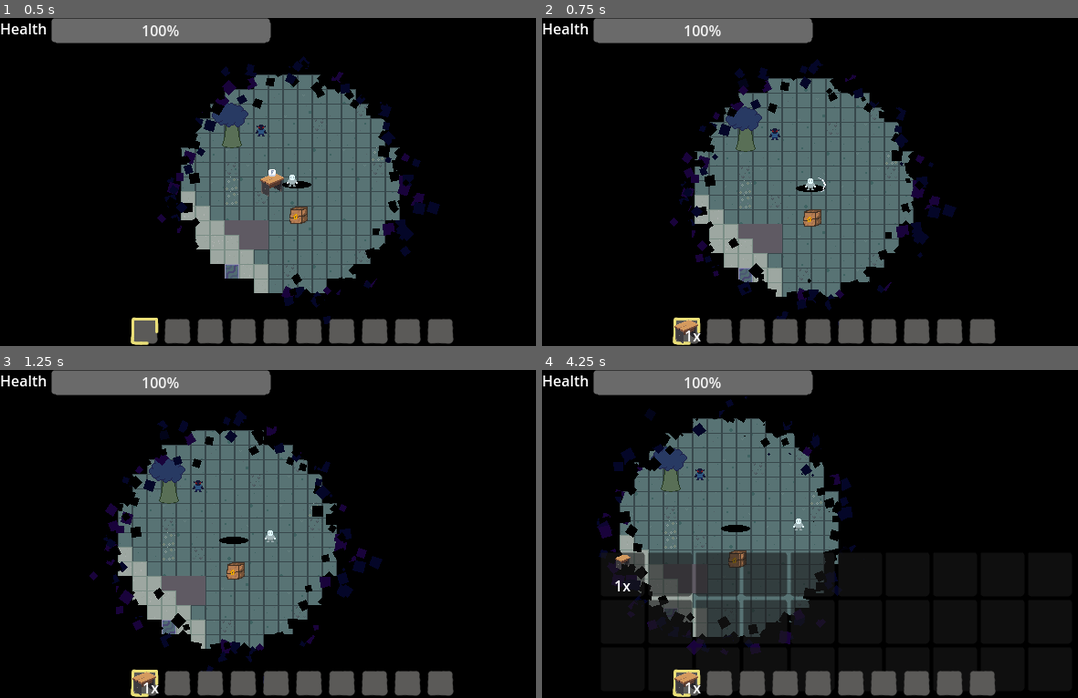
Above: before the commit, frames 1-4 (two rows, left to right).
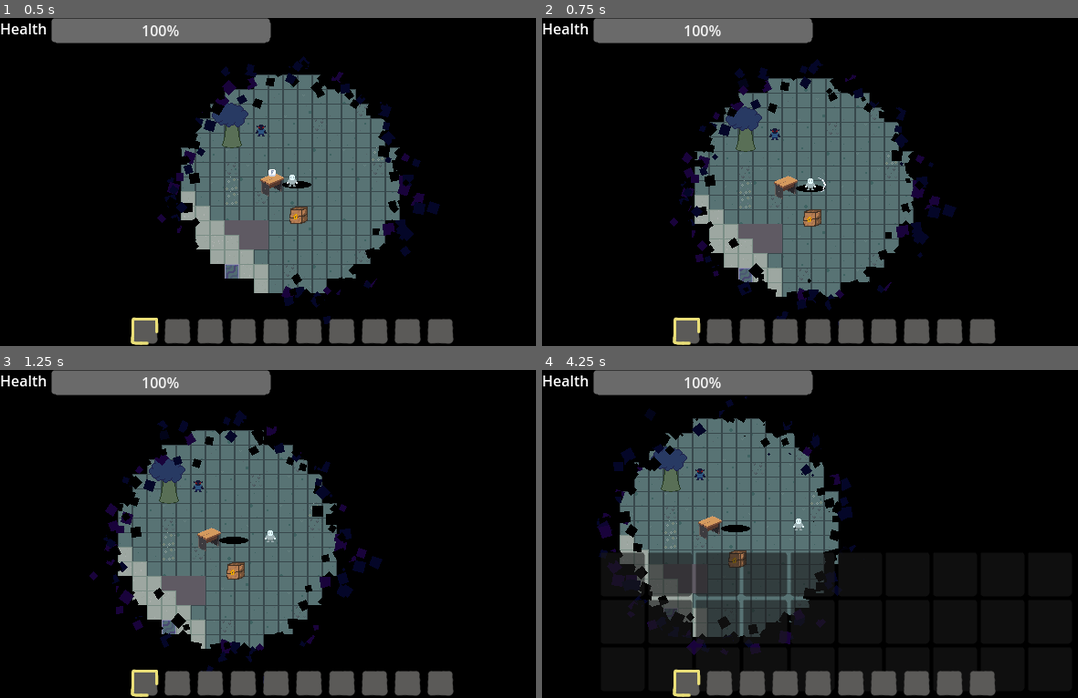
Above: after the commit, the same moments.

Repository: TimoRoggel/EverDark
Game: Godot game, scene res://scenes/levels/world.tscn
Two runs of this game, one before a commit and one after it. Both use one fixed random seed, a clock stepped at 60 frames per second and the inputs below.
Inputs (mouse positions are in pixels of both pictures, inside the frame that each line leads up to):
- Up to frame 1 (0.5 s): no input
- Up to frame 2 (0.75 s): tap Enter at 0.5 s; move the mouse to (965, 165) at 0.52 s; hold D (right) from 0.53 s (still down); tap F (interact) at 0.6 s; click (965, 165) at 0.67 s
- Up to frame 3 (1.25 s): keep holding D (right)
- Up to frame 4 (4.25 s): release D (right) at 1.25 s; drag from (718, 550) to (804, 599) at 1.27 s; move the mouse to (890, 461) at 2.02 s; hold D (right) 2.03-2.75 s; hold Right mouse button (block) 2.03-2.75 s; click (890, 461) at 2.17 s; tap F (interact) at 2.3, 3.8 s; drag from (804, 599) to (697, 504) at 2.77 s; move the mouse to (1008, 583) at 3.52 s; hold A (left) from 3.53 s (still down); hold Q (drop_item) from 3.53 s (still down); click (1008, 583) at 3.67 s; tap Tab (toggle_inventory) at 4.15 s

Frame 1 is identical in both runs. In frame 2, 0.4% of the frame differs, in the area x 24-48%, y 48-100%; in frame 3, 0.4%; in frame 4, 0.5%, in the area x 13-34%, y 44-100%.

Commit message:
CHest and crafting
bezig geweest in;
chest.gd
chest_runnable.gd
crafting.gd
craftingtable_runnable.gd
input_component.gd

Diff:
--- a/Chest/chest.gd
+++ b/Chest/chest.gd
@@ -11,10 +11,10 @@
 var is_interactable: bool = false
 var player_ref: PlayerController = null
 var player_ref_inventory: InventoryComponent = null
-var chest_input: InputComponent2 = null
+var chest_input: InputComponent = null
 
 func _ready() -> void:
-	chest_input = InputComponent2.new()
+	chest_input = InputComponent.new()
 	add_child(chest_input)
 	chest_input.ui.connect(_on_ui)
 	chest_input.pickup.connect(_on_pickup)
--- a/Crafting/crafting.gd
+++ b/Crafting/crafting.gd
@@ -21,5 +21,9 @@
 func _process(_delta: float) -> void:
 	if is_interactable and player_ref:
 		if Input.is_action_just_pressed("ui"):
-			crafting_ui.inventory = player_ref.get_component(InventoryComponent)
-			crafting_ui.visible = !crafting_ui.visible
+			toggle_ui(player_ref)
+
+func toggle_ui(controller: PlayerController) -> void:
+	if controller:
+		crafting_ui.inventory = controller.get_component(InventoryComponent)
+	crafting_ui.visible = !crafting_ui.visible
--- a/Crafting/inventory_slot_crafting.gd
+++ b/Crafting/inventory_slot_crafting.gd
@@ -1,8 +1,8 @@
 class_name InventorySlotCrafting
 extends Panel
 
-@onready var texture_rect: TextureRect = %TextureRect
-@onready var count_label: Label = %CountLabel
+@onready var texture_rect: TextureRect = $TextureRect
+@onready var count_label: Label = $CountLabel
 
 var item_data: Item = null
 var current_amount: int = 0
@@ -13,6 +13,8 @@
 	current_amount = current
 	required_amount = required
 	texture_rect.texture = item_data.icon
+	if texture_rect.texture == null:
+		print("Item zonder icon:", item_data.name)
 	count_label.text = str(current_amount, " / ", required_amount)
 
 	if current_amount < required_amount:
--- a/scripts/components/input_component.gd
+++ b/scripts/components/input_component.gd
@@ -12,12 +12,18 @@
 signal inventory_toggled
 signal interact
 signal position_pressed(pos: Vector2)
+signal ui
+signal pickup
+signal place(pos: Vector2)
 
 func _init() -> void:
 	updates_in_physics = false
 
 func _enter() -> void:
 	pass
+
+func is_pickup_pressed() -> bool:
+	return Input.is_action_just_pressed("pickup")
 
 func _update(_delta: float) -> void:
 	if Input.is_action_just_pressed("interact"):
@@ -33,6 +39,13 @@
 	if Input.is_action_just_pressed("toggle_inventory"):
 		can_spawn = !can_spawn
 		inventory_toggled.emit()
+	if Input.is_action_just_pressed("ui"):
+		ui.emit()
+	if Input.is_action_just_pressed("pickup"):
+		pickup.emit()
+	if Input.is_action_just_pressed("place"):
+		place.emit(get_global_mouse_position())
+
 	movement = Input.get_vector("left", "right", "up", "down")
 	attacking = Input.is_action_pressed("attack")
 	blocking = Input.is_action_pressed("block")
--- a/scripts/components/input_component_2.gd
+++ /dev/null
@@ -1,22 +0,0 @@
-class_name InputComponent2 extends Component
-
-signal ui
-signal pickup
-signal place(pos: Vector2)
-
-func _init() -> void:
-	updates_in_physics = false
-
-func _enter() -> void:
-	pass
-
-func _update(_delta: float) -> void:
-	if Input.is_action_just_pressed("ui"):
-		ui.emit()
-	if Input.is_action_just_pressed("pickup"):
-		pickup.emit()
-	if Input.is_action_just_pressed("place"):
-		place.emit(get_global_mouse_position())
-
-func _exit() -> void:
-	pass
--- a/scripts/tools/runnables/chest_runnable.gd
+++ b/scripts/tools/runnables/chest_runnable.gd
@@ -1,10 +1,43 @@
-class_name Chest_runnable extends Runnable
+class_name Chest_runnable
+extends Runnable
+
+@export var chest_item_id: int = 4
 
 func run(param: Dictionary) -> void:
-	var remainder: int = param["controller"].inventory.add(4, param.get("quantity", 1))
-	param["self"].get_parent().queue_free()
+	var controller = param["controller"]
+	var interactable = param["self"]
+	var chest = interactable.get_parent()
+	var input = controller.get_component(InputComponent)
+
+	if input and input.is_pickup_pressed():
+		_pickup(controller, chest)
+	else:
+		_toggle_ui(controller, chest)
 
 func can_run(param: Dictionary) -> bool:
-	if !param["controller"].inventory:
+	var controller = param["controller"]
+	if !controller or !controller.inventory:
 		return false
-	return param["controller"].inventory.available_space(4) > 0
+	var input = controller.get_component(InputComponent)
+	if input and input.is_pickup_pressed():
+		return controller.inventory.available_space(chest_item_id) > 0
+	return true
+
+func _toggle_ui(controller, chest) -> void:
+	var new_visible = !chest.chest_inventory.visible
+	chest.chest_inventory.visible = new_visible
+	controller.inventory.container.visible = new_visible
+
+func _pickup(controller, chest) -> void:
+	for item in chest.chest_inventory.get_items():
+		var leftover = controller.inventory.add(item.item.id, item.quantity)
+		if leftover > 0:
+			var dropped_item: DroppedItem2D = DroppedItem2D.new()
+			dropped_item.item = item.item
+			dropped_item.quantity = leftover
+			chest.get_parent().add_child(dropped_item)
+			dropped_item.global_position = chest.global_position
+
+	var remainder: int = controller.inventory.add(chest_item_id, 1)
+	if remainder == 0:
+		chest.queue_free()
--- a/scripts/tools/runnables/craftingtable_runnable.gd
+++ b/scripts/tools/runnables/craftingtable_runnable.gd
@@ -1,10 +1,17 @@
-class_name CraftingTable_runnable extends Runnable
+class_name CraftingTable_runnable
+extends Runnable
 
 func run(param: Dictionary) -> void:
-	var _remainder: int = param["controller"].inventory.add(3, param.get("quantity", 1))
-	param["self"].get_parent().queue_free()
+	var table = param["self"]
+	if table.has_method("toggle_ui"):
+		table.toggle_ui(param["controller"])
 
-func can_run(param: Dictionary) -> bool:
-	if !param["controller"].inventory:
-		return false
-	return param["controller"].inventory.available_space(3) > 0
+func can_run(_param: Dictionary) -> bool:
+	return true
+
+func pickup(param: Dictionary) -> void:
+	var remainder: int = param["controller"].inventory.add(3, param.get("quantity", 1))
+	if remainder == 0:
+		param["self"].queue_free()
+	else:
+		pass
Not shown, removed: scripts/components/input_component_2.gd.uid
